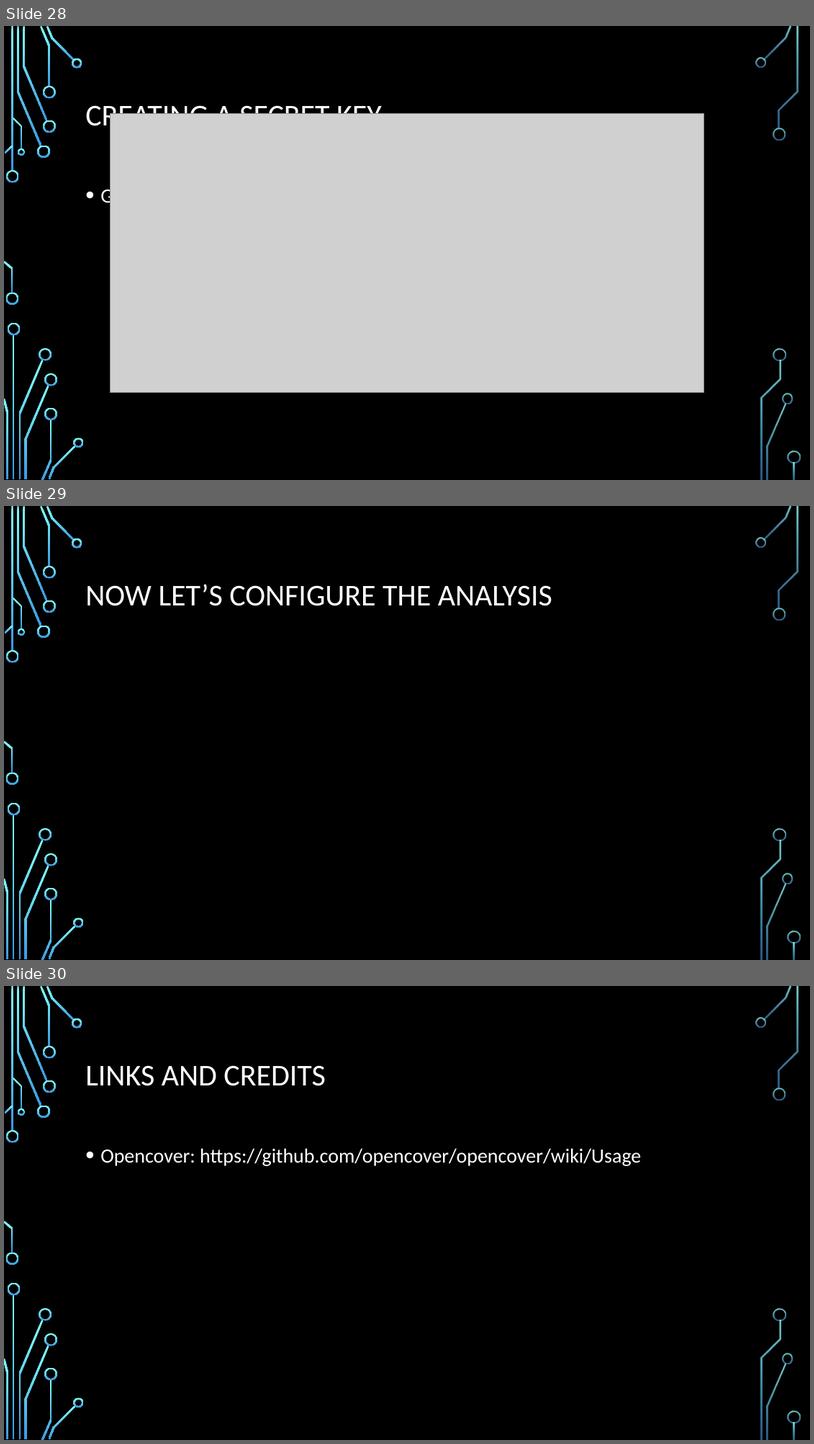
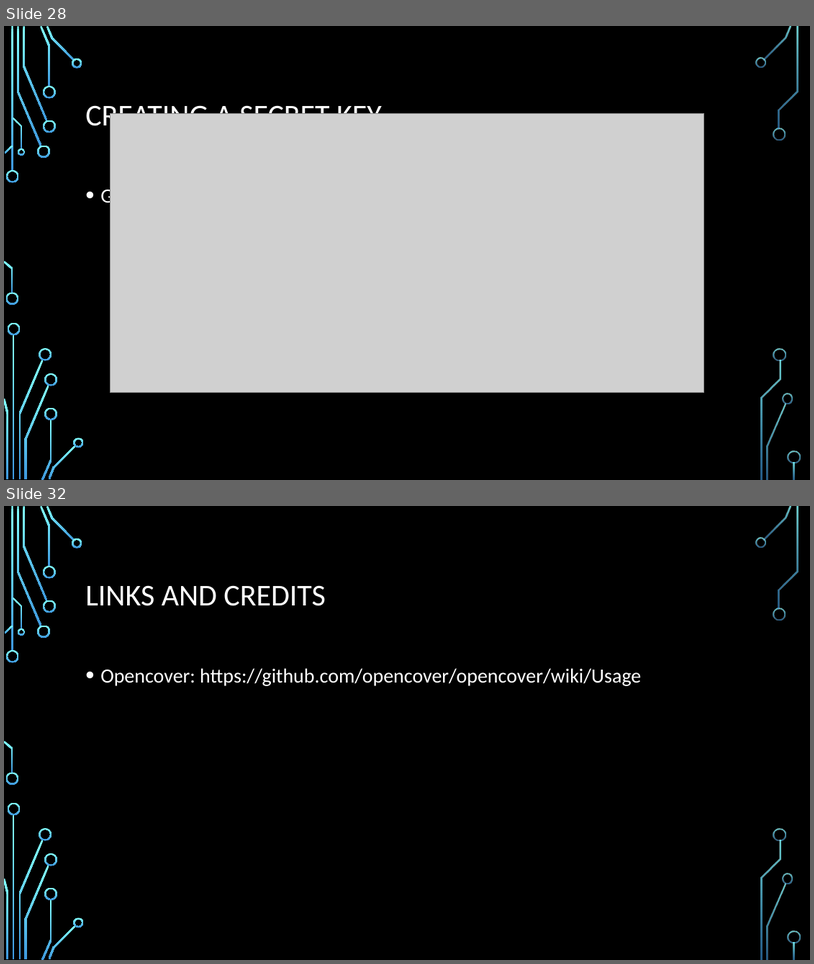
Before and after one commit to CedricAgoda/opensource-ci, a slide deck: Presentation/Full Open-Source CI.pptx. Shown one above the other, each under a label of ours: slides 28, 29 and 30 before the commit, slides 28 and 32 after it; the slides between them are not shown. The pictures are 814x1444 and 814x964 pixels, drawn with LibreOffice and Linux fonts; fonts in the diff are those of the drawing; grey boxes stand for pictures; background and template pictures are left out. Boxes give left, top, right and bottom in pixels: in the first picture for what was removed or moved away, otherwise in the second. Text is boxed around its words. In the diff, an @@ line names an element or a change of style, - is before the commit and + after.

Commit message:
Update presentation

```diff
--- a/Presentation/Full Open-Source CI.pptx
+++ b/Presentation/Full Open-Source CI.pptx
@@ slide 29 removed at [4,506,810,960], background picture (left out); not listed: 36 template elements that a slide beside it also shows @@
@@ title removed at [85,584,553,606] @@
-NOW LET’S CONFIGURE THE ANALYSIS
@@ what was slide 30 is now slide 32 @@
```
Also in this commit, not shown: 3 slides added.
